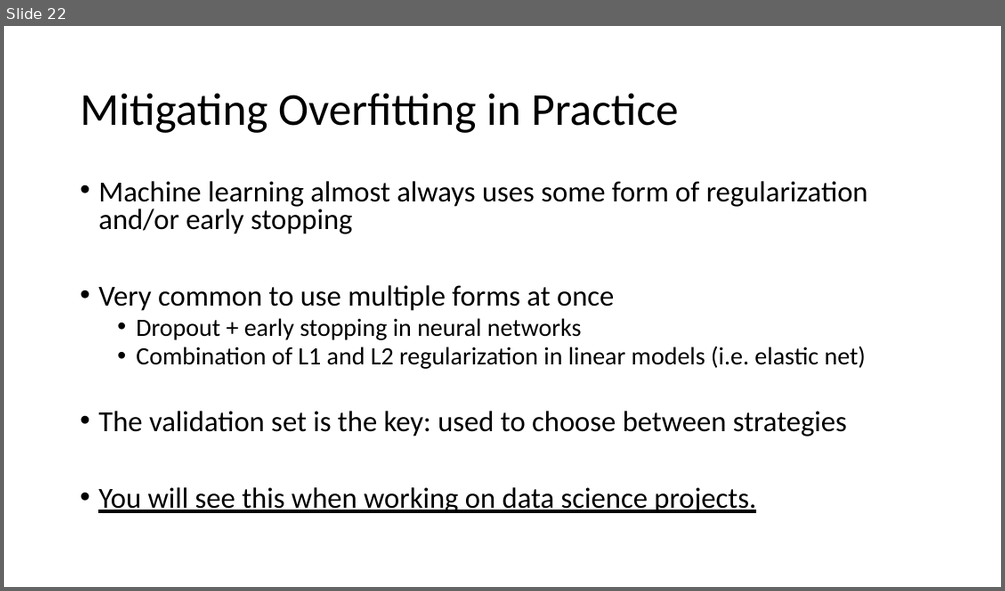
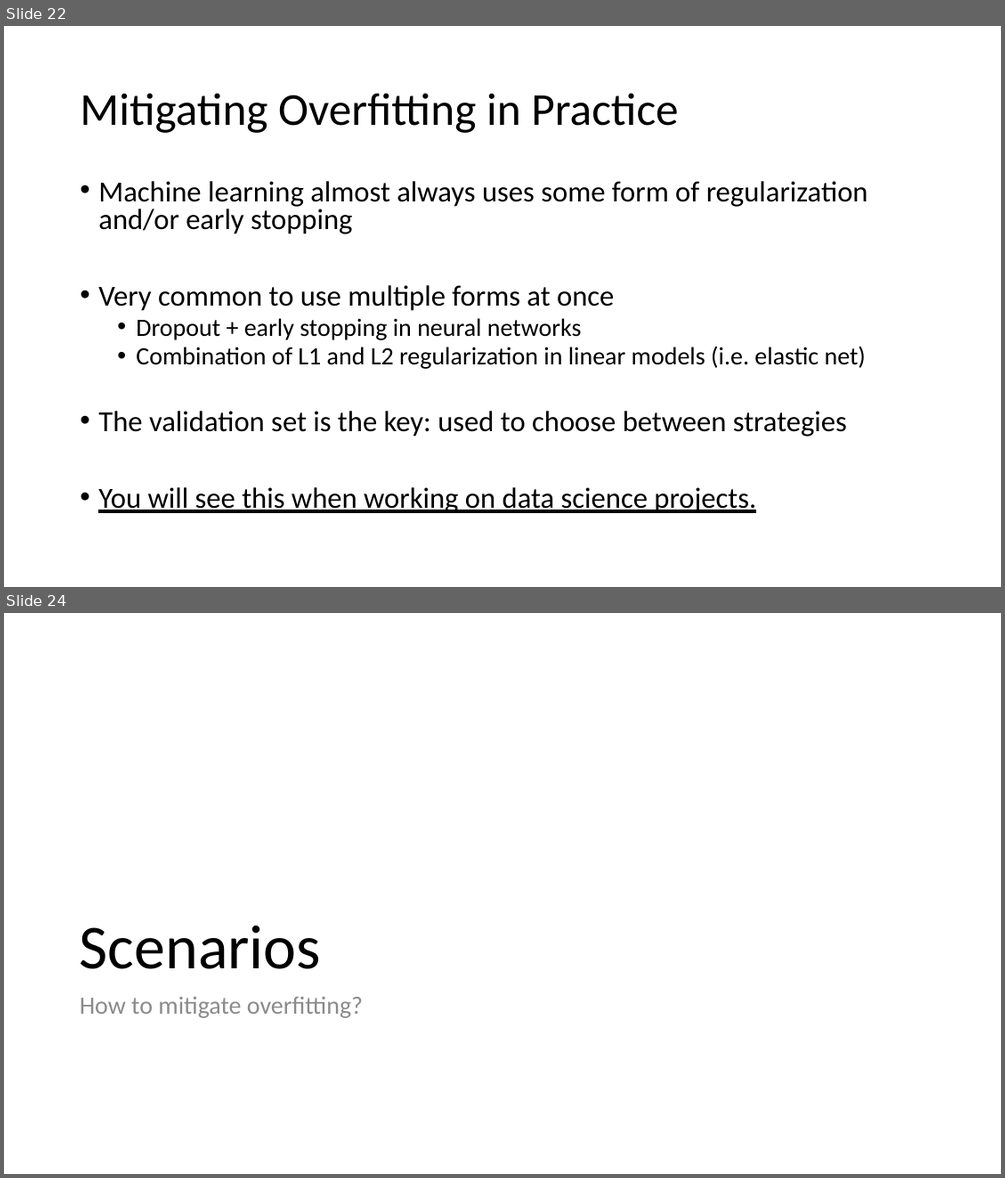
Before and after one commit to mengelhard/mmci_applied_ds, a slide deck: lectures/mitigating_overfitting.pptx. Shown one above the other, each under a label of ours: slide 22 before the commit, slides 22 and 24 after it; the slides between them are not shown. The pictures are 1005x591 and 1005x1178 pixels, drawn with LibreOffice and Linux fonts; fonts in the diff are those of the drawing. Boxes give left, top, right and bottom in pixels: in the first picture for what was removed or moved away, otherwise in the second. Text is boxed around its words. In the diff, an @@ line names an element or a change of style, - is before the commit and + after.

Commit message:
added overfitting lecture

```diff
--- a/lectures/mitigating_overfitting.pptx
+++ b/lectures/mitigating_overfitting.pptx
@@ slide 24 added at (4, 613, 1001, 1174), background #FFFFFF @@
@@ title added at (80, 925, 321, 969), 60 pt, text #000000 @@
+Scenarios
@@ text added at (80, 997, 363, 1018), 24 pt, text #8C8C8C @@
+How to mitigate overfitting?
```
Also in this commit, not shown: 2 slides changed, 13 other slides added, 1 slide removed, 1 other file.
